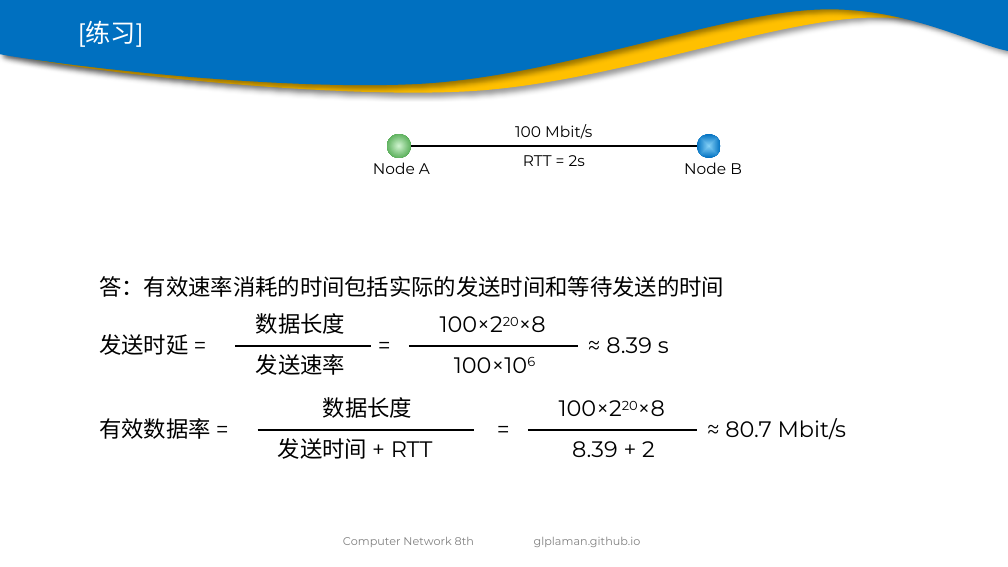
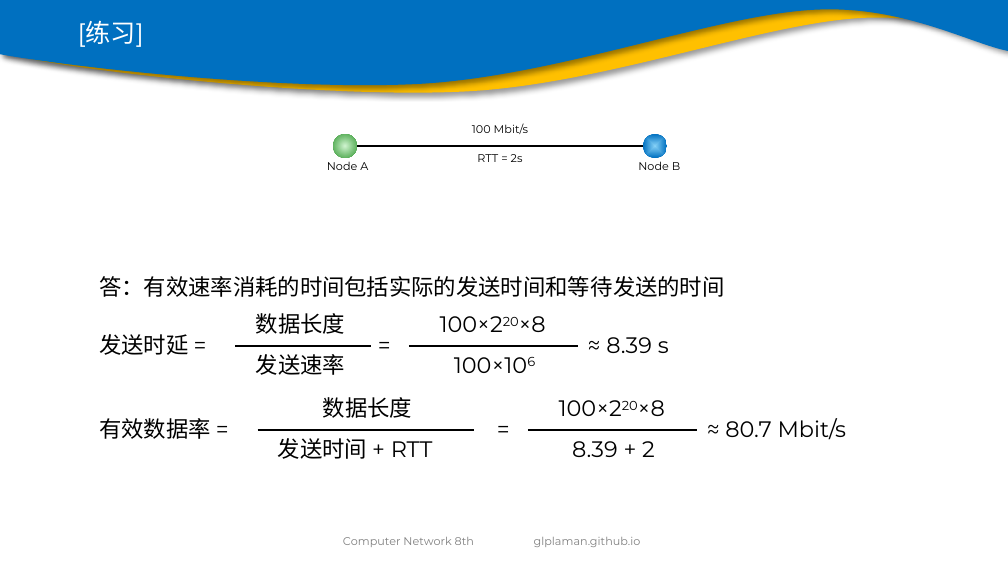
Before and after one commit to glplaman/glplaman.github.io, a slide deck: slide 87 of network/ppt/chap1.pptx. Drawn at 1008x567 pixels with LibreOffice and Linux fonts; fonts in the diff are those of the drawing; background and template pictures are left out. Boxes give left, top, right and bottom in pixels: in the first picture for what was removed or moved away, otherwise in the second. Text is boxed around its words. In the diff, an @@ line names an element or a change of style, - is before the commit and + after.

```diff
--- a/network/ppt/chap1.pptx
+++ b/network/ppt/chap1.pptx
@@ size 11 to 8 pt in 4 elements at (327,162,368,170), (638,161,680,170), (477,154,523,162), (472,123,528,134) @@
@@ text "100 Mbit/s": place and size @@
-text "100 Mbit/s" at (515,124,592,139)
+text "100 Mbit/s" at (472,123,528,134)
@@ 2 ellipses, 1 line: place and size @@
-2 ellipses, 1 line at (387,134,721,158)
+2 ellipses, 1 line at (334,134,667,158)
@@ text "RTT = 2s": place and size @@
-text "RTT = 2s" at (523,155,585,166)
+text "RTT = 2s" at (477,154,523,162)
@@ text "Node A": place and size @@
-text "Node A" at (373,162,430,174)
+text "Node A" at (327,162,368,170)
@@ text "Node B": place and size @@
-text "Node B" at (684,162,742,174)
+text "Node B" at (638,161,680,170)
```
Also in this commit, not shown: 12 other slides changed, 13 other files.
